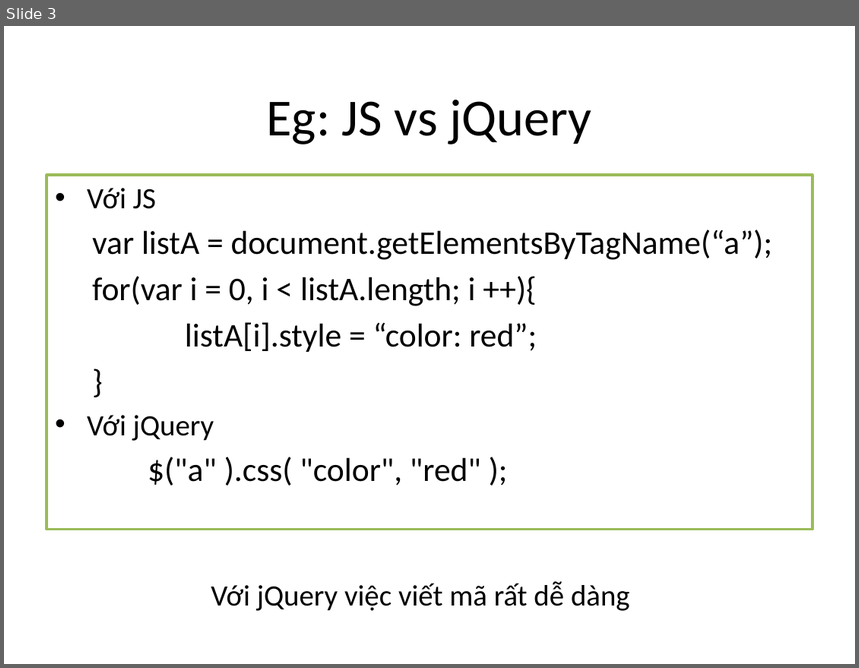
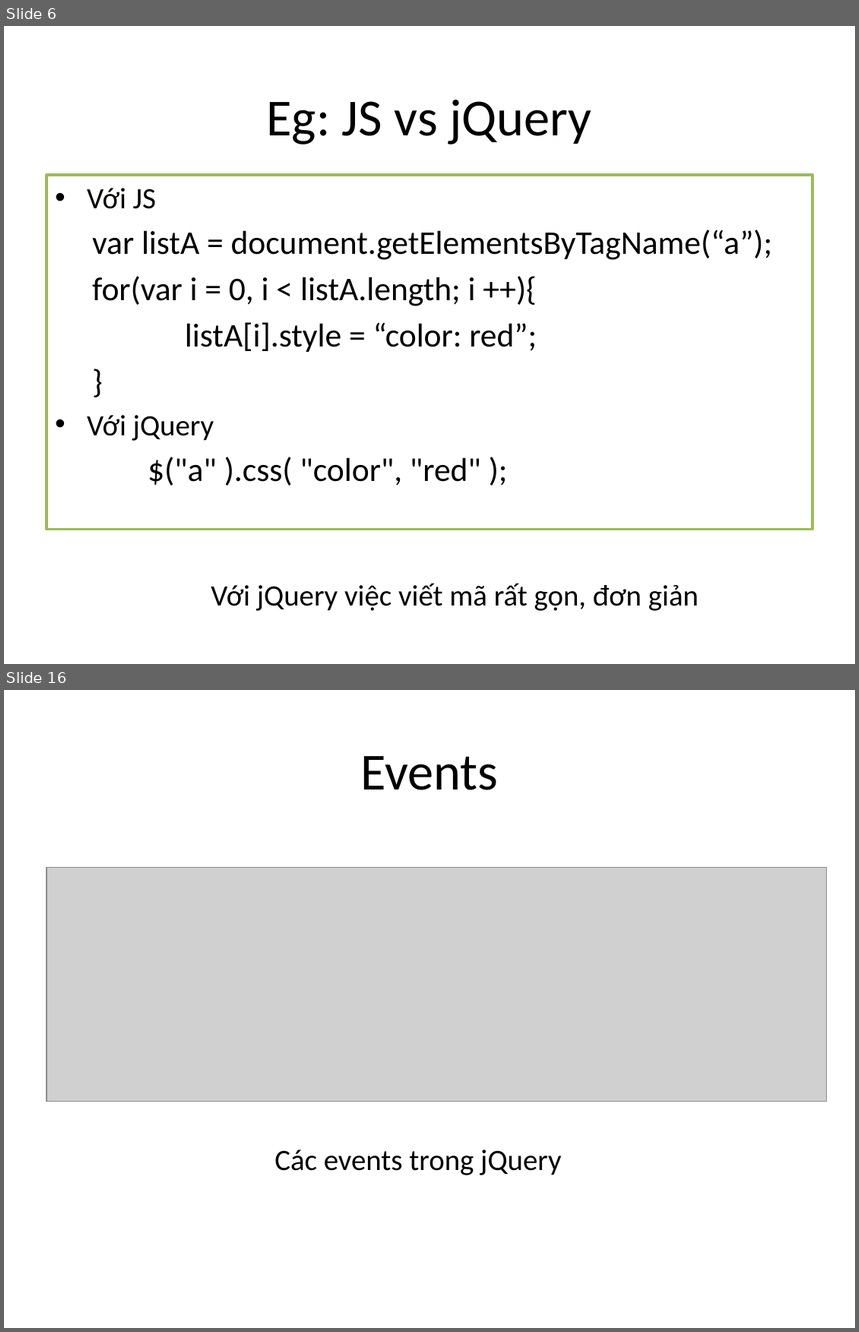
Before and after one commit to phithanh97cs/T3H, a slide deck: Front-end/5. jQuery vs JS/jQuery.pptx. Shown one above the other, each under a label of ours: slide 3 before the commit, slides 6 and 16 after it; the slides between them are not shown. The pictures are 859x668 and 859x1332 pixels, drawn with LibreOffice and Linux fonts; fonts in the diff are those of the drawing; grey boxes stand for pictures. Boxes give left, top, right and bottom in pixels: in the first picture for what was removed or moved away, otherwise in the second. Text is boxed around its words. In the diff, an @@ line names an element or a change of style, - is before the commit and + after.

```diff
--- a/Front-end/5. jQuery vs JS/jQuery.pptx
+++ b/Front-end/5. jQuery vs JS/jQuery.pptx
@@ slide 16 added at (x1=4, y1=690, x2=855, y2=1328), background #FFFFFF @@
@@ title added at (x1=360, y1=756, x2=498, y2=790), 44 pt, text #000000 @@
+Events
@@ picture added at (x1=47, y1=867, x2=827, y2=1101) @@
@@ text added at (x1=275, y1=1150, x2=561, y2=1176), 25 pt, text #000000 @@
+Các events trong jQuery
@@ what was slide 3 is now slide 6 @@
@@ slide 6 changed as well @@
@@ text at (x1=211, y1=583, x2=699, y2=611): text changed @@
-Với jQuery việc viết mã rất dễ dàng
+Với jQuery việc viết mã rất gọn, đơn giản
```
Also in this commit, not shown: 1 other slide changed, 17 other slides added, 5 other files.
